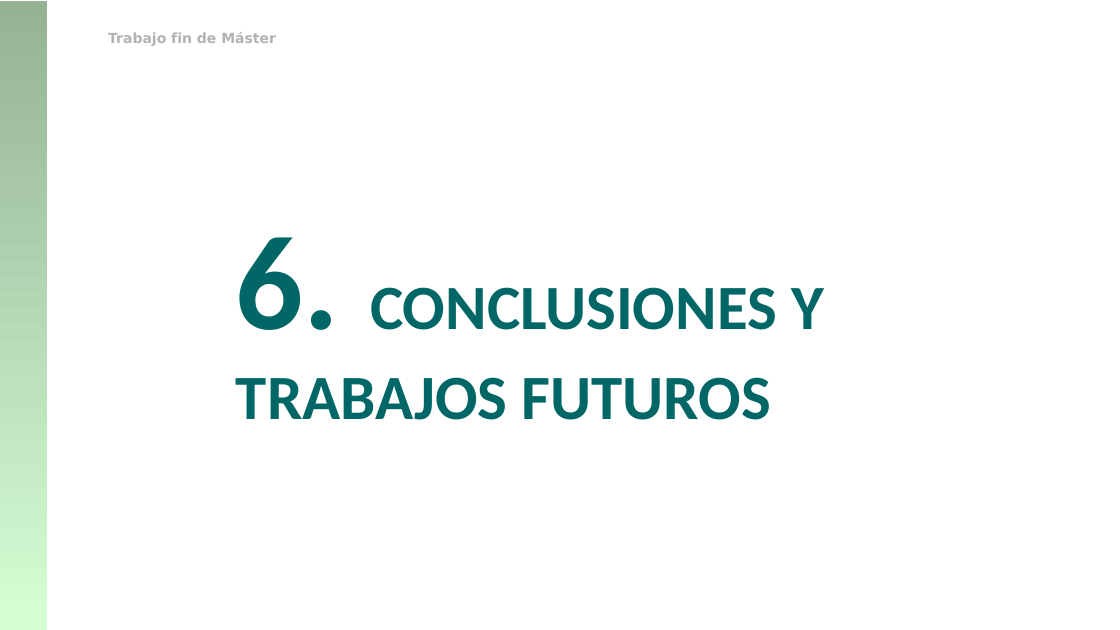
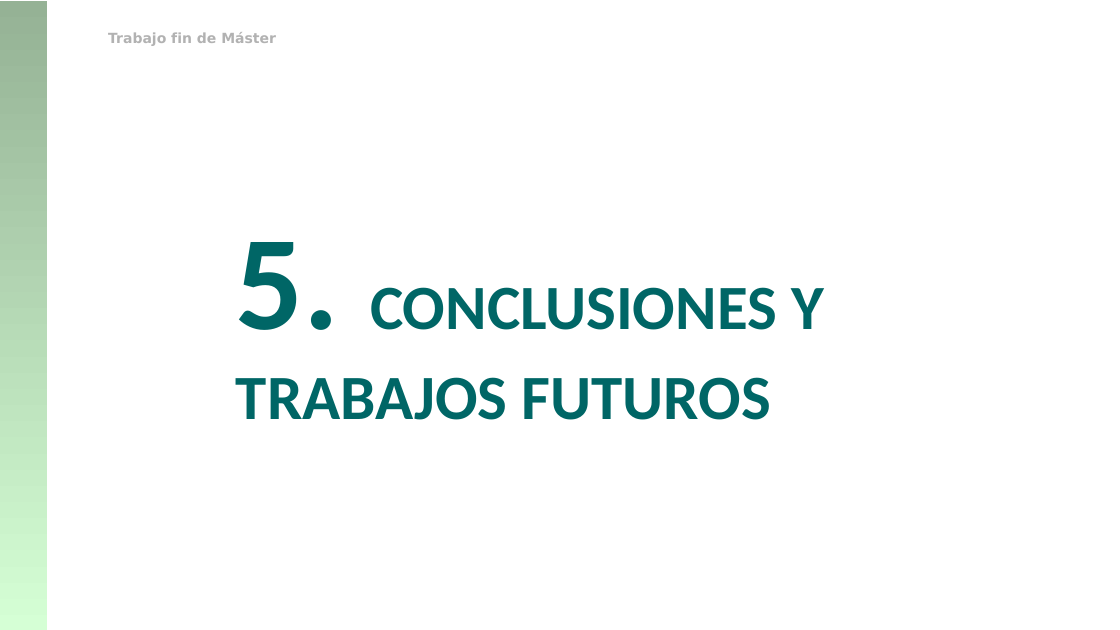
Before and after one commit to franciscorodriguez92/uned-tfm, a slide deck: slide 23 of TFM_Francisco_Rodriguez.pptx. Drawn at 1120x630 pixels with LibreOffice and Linux fonts; fonts in the diff are those of the drawing; background and template pictures are left out. Boxes give left, top, right and bottom in pixels: in the first picture for what was removed or moved away, otherwise in the second. Text is boxed around its words. In the diff, an @@ line names an element or a change of style, - is before the commit and + after.

```diff
--- a/TFM_Francisco_Rodriguez.pptx
+++ b/TFM_Francisco_Rodriguez.pptx
@@ text at (236,242,824,420): text changed @@
-6. CONCLUSIONES Y TRABAJOS FUTUROS
+5. CONCLUSIONES Y TRABAJOS FUTUROS
```
Also in this commit, not shown: 6 other slides changed, 1 slide added, 2 slides removed.
